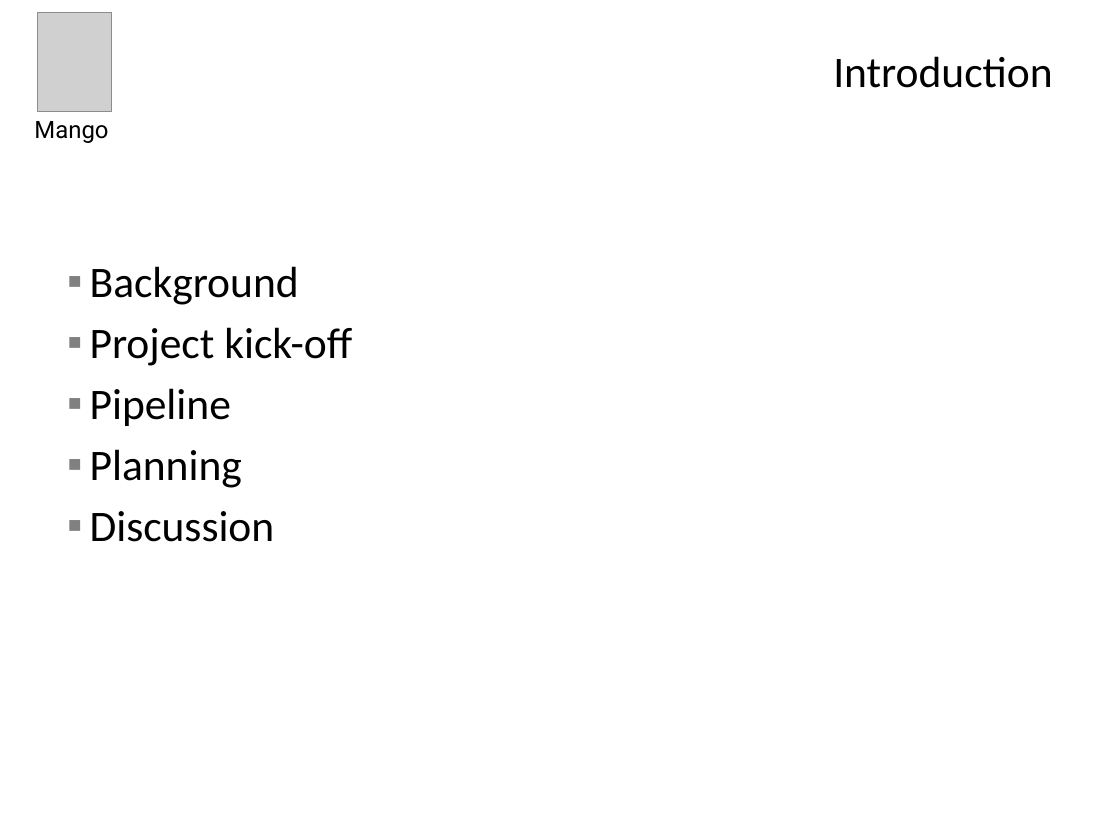
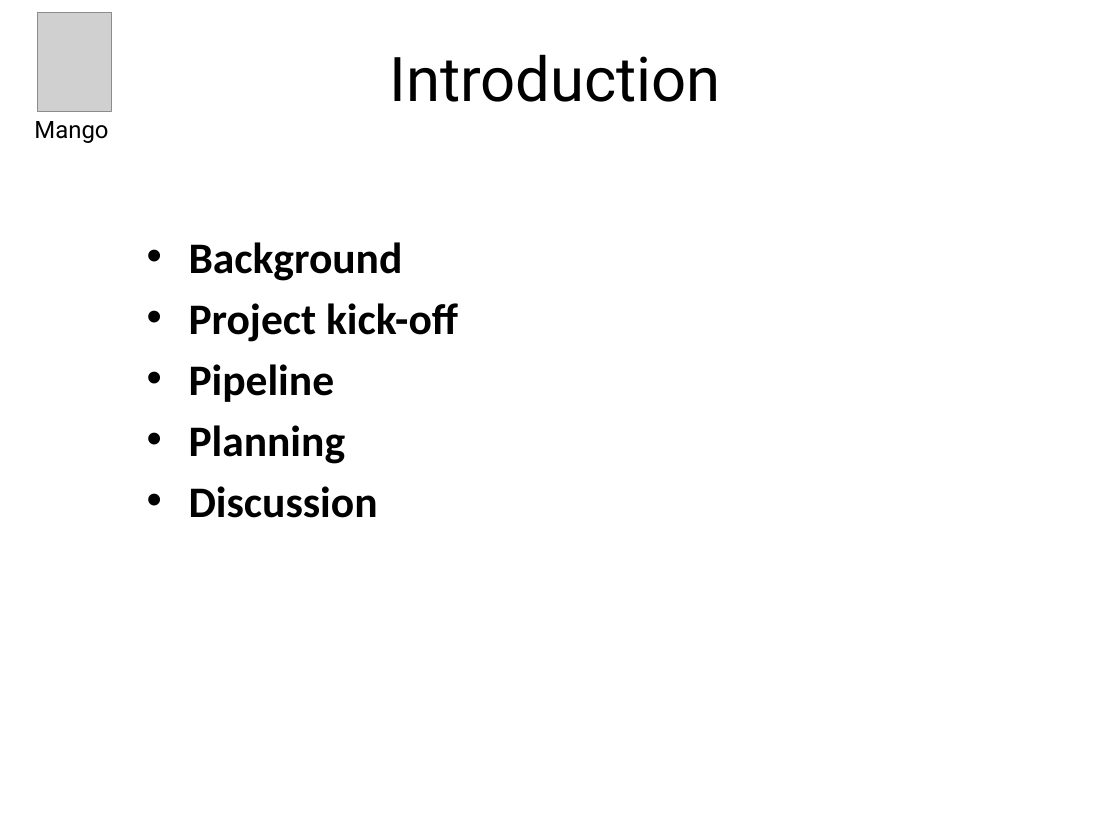
Before and after one commit to Bioinformatics-Mango/Bioinformatics, a slide deck: slide 2 of Presentations/Projectplan - planning and progress.pptx. Drawn at 1120x840 pixels with LibreOffice and Linux fonts; fonts in the diff are those of the drawing; grey boxes stand for pictures; background and template pictures are left out. Boxes give left, top, right and bottom in pixels: in the first picture for what was removed or moved away, otherwise in the second. Text is boxed around its words. In the diff, an @@ line names an element or a change of style, - is before the commit and + after.

Commit message:
Second draft project plan
Changed frontpage and overal styling

```diff
--- a/Presentations/Projectplan - planning and progress.pptx
+++ b/Presentations/Projectplan - planning and progress.pptx
@@ title "Introduction": place and size @@
-title "Introduction" at [833, 56, 1052, 88]
+title "Introduction" at [390, 54, 721, 102]
@@ title "Introduction" at [390, 54, 721, 102]: size 28 to 39.6 pt, font Calibri to Roboto; alignment right to centre @@
@@ text "Background": place and size @@
-text "Background" at [90, 266, 352, 542]
+text "Background" at [189, 242, 458, 518]
@@ text "Background" at [189, 242, 458, 518]: bold on; bullet ▪ to •; vertical alignment middle to top @@
```
Also in this commit, not shown: 9 other slides changed.
